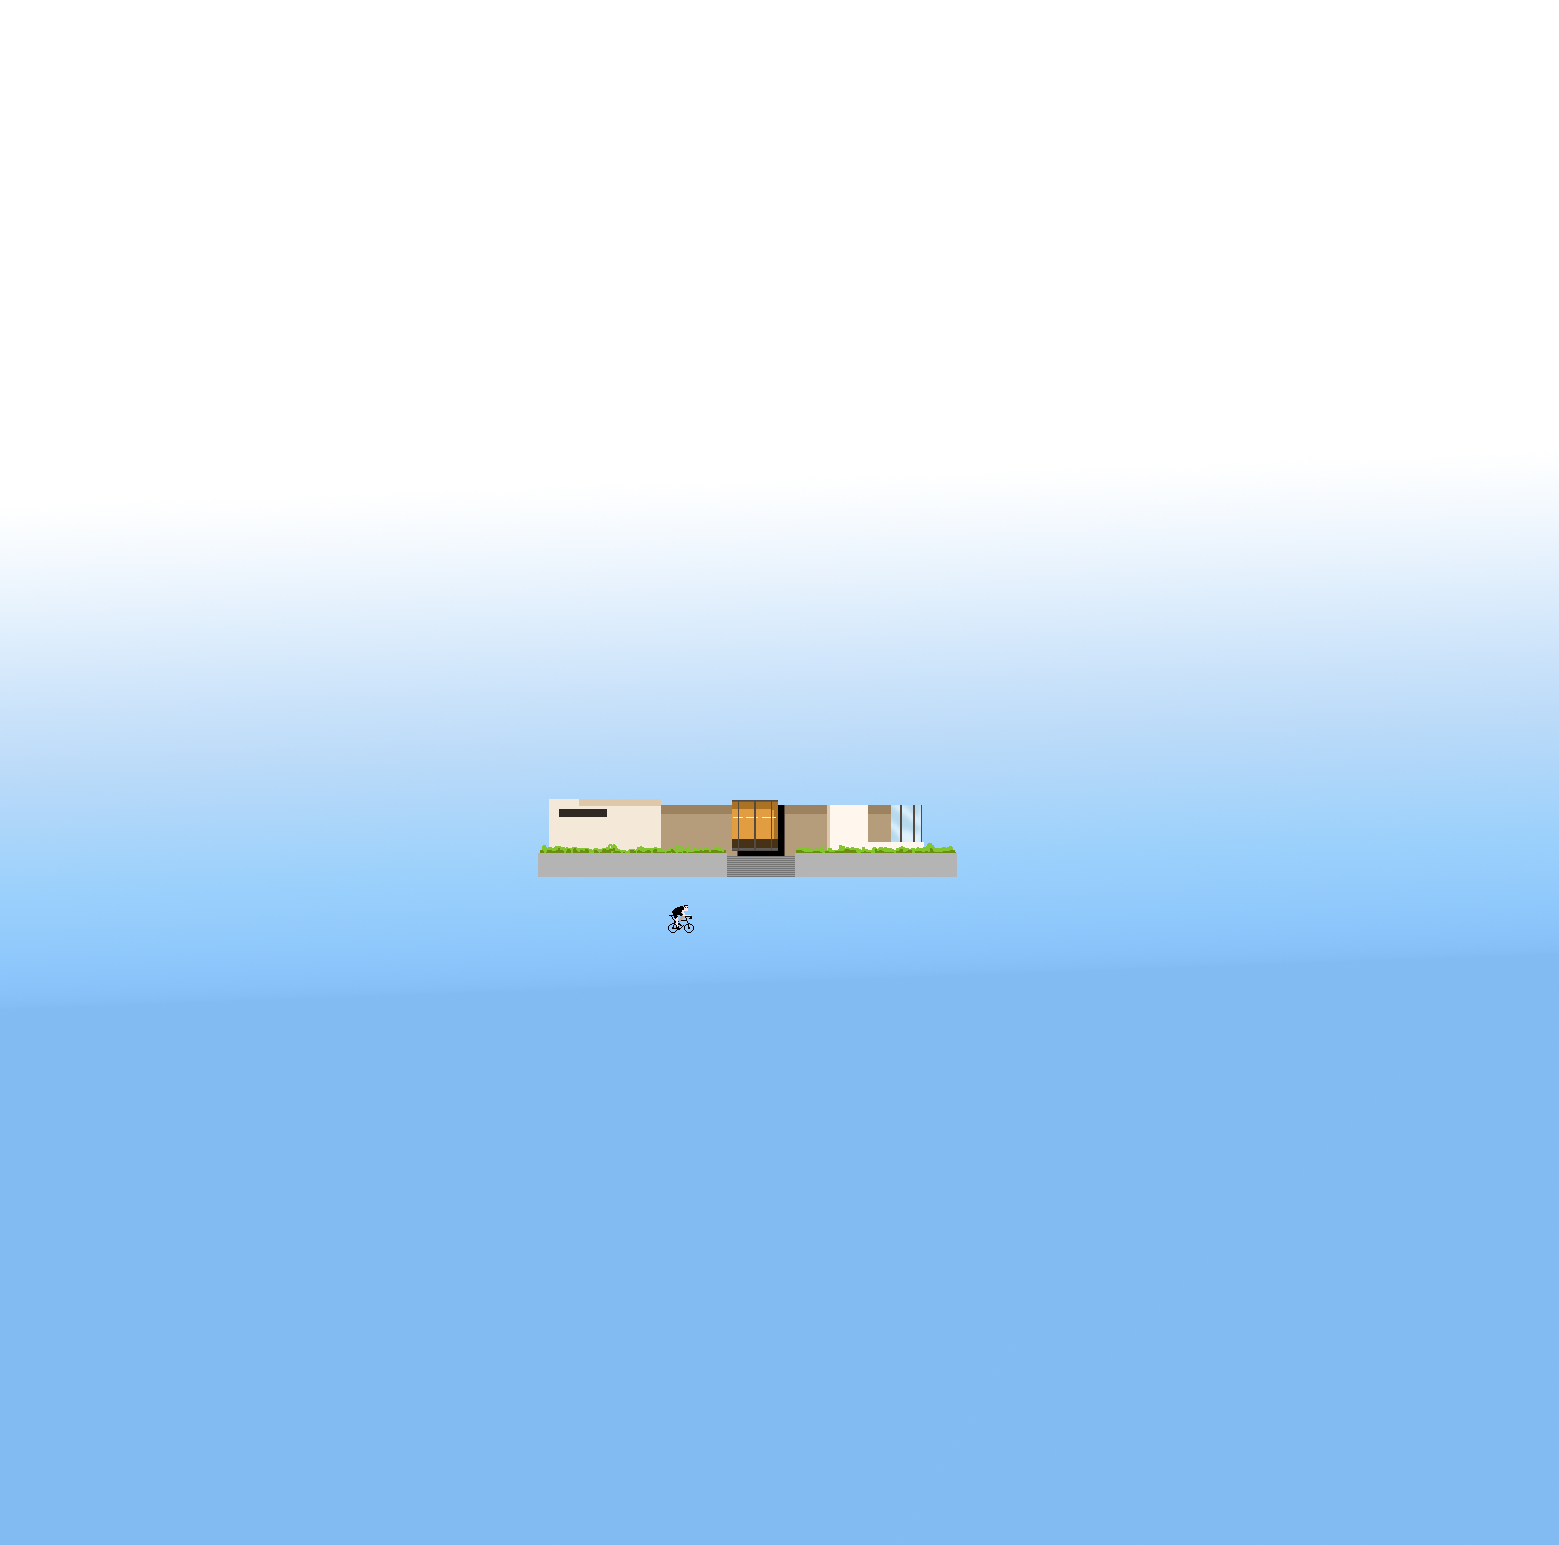
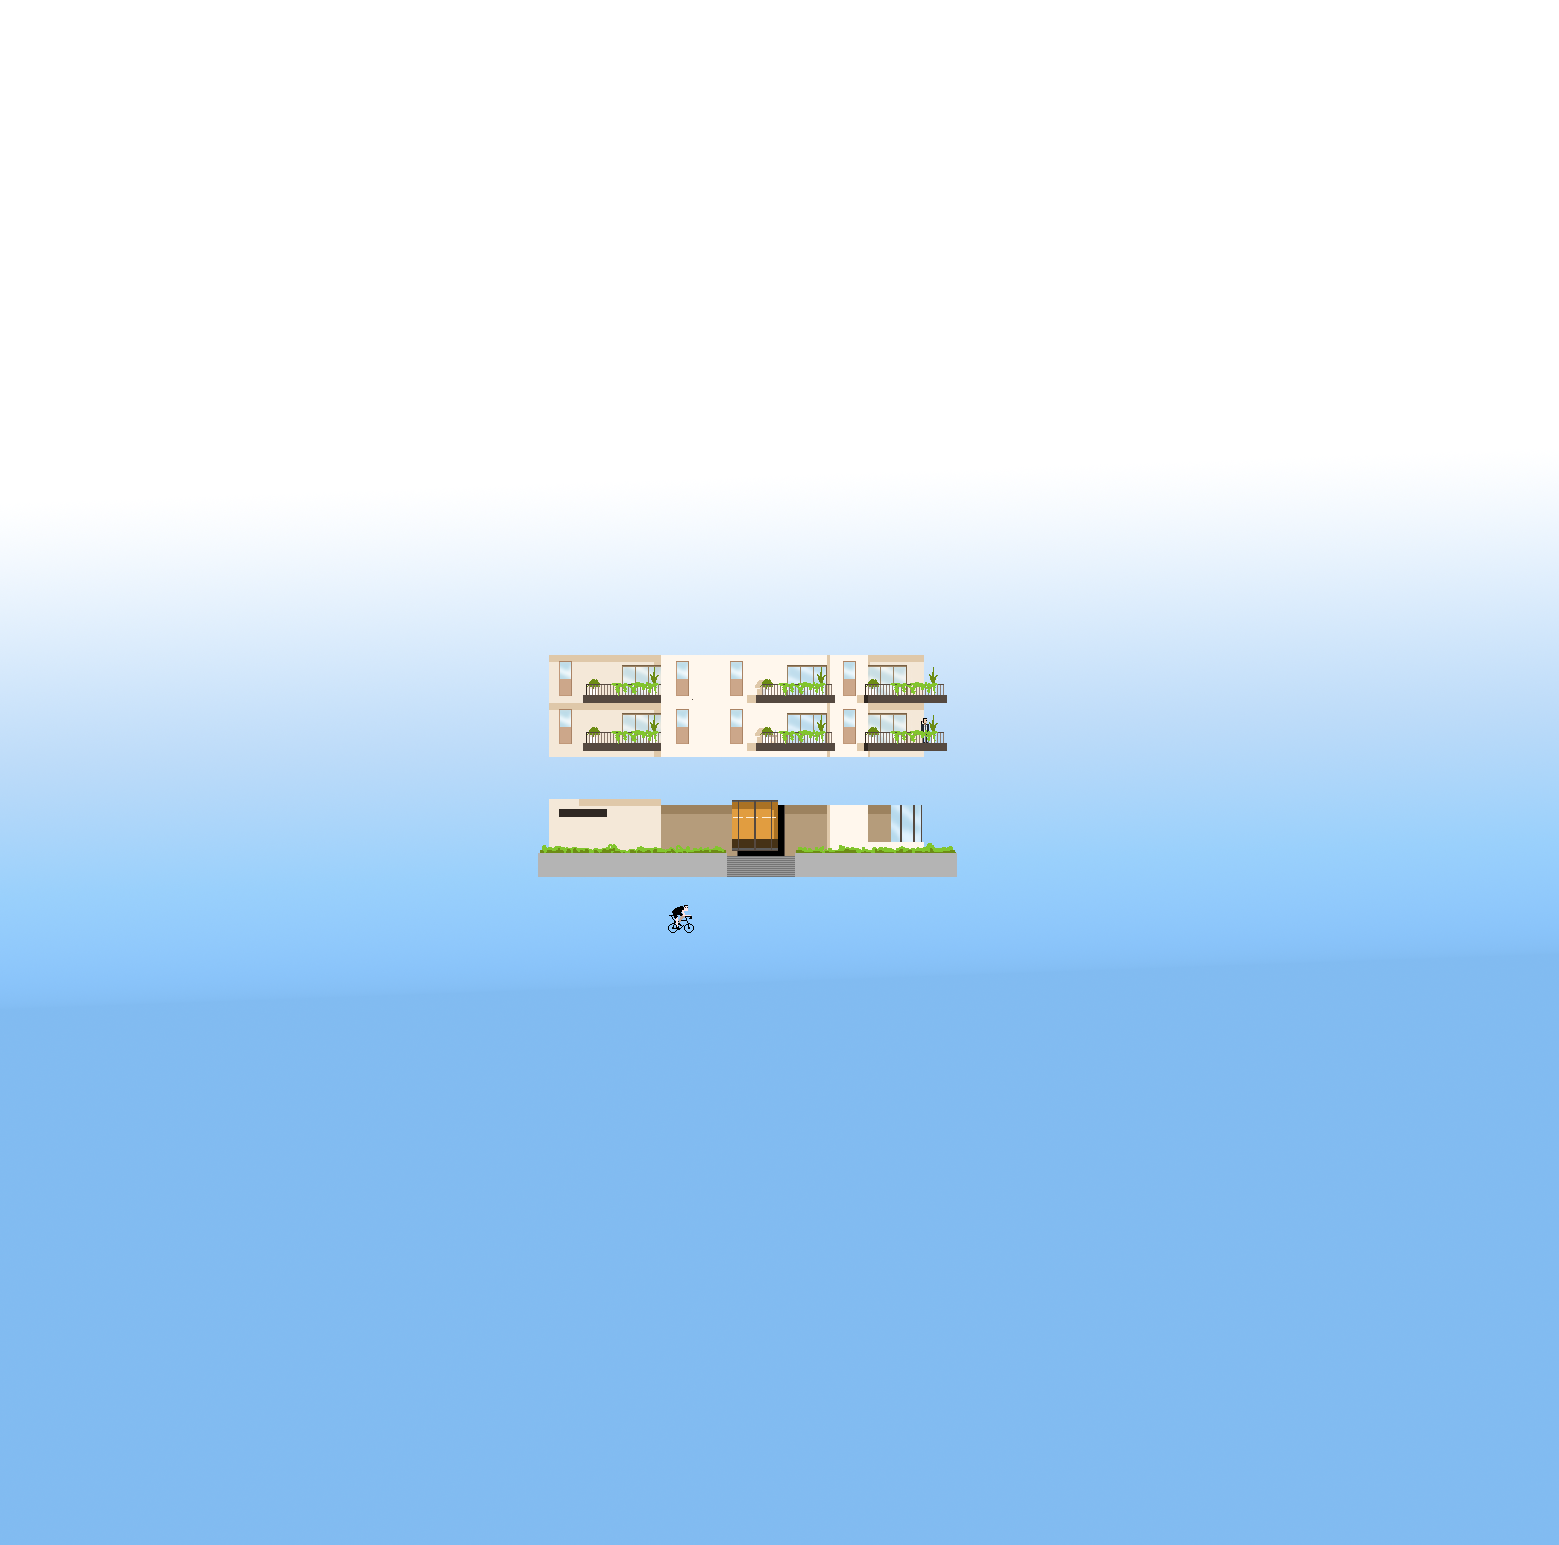
The second 1559 x 1545 image is a revision of the first. Changes to its layers:
showed group "Group 1" (36 layers) over 549, 679, 947, 757
showed "floor front" (2nd of 2), painted on it over 549, 655, 947, 709
painted on "Gradient Fill 1" over 549, 655, 947, 757